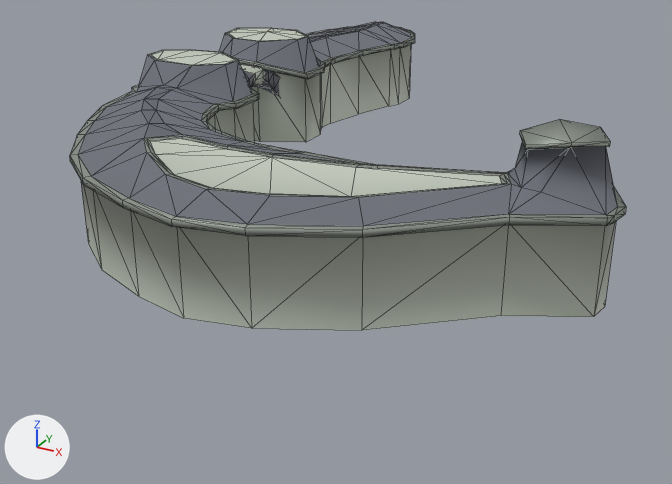
Two versions of the glTF model Assets/Temp Imports/p-bld-4.glb, one commit apart.
The view is the same before and after, from a 50 mm lens placed at (45.3, -60.3, 28.3), pointed at (11.6, 0.8, -2.3). The axes (+X, +Y, +Z) are drawn at lower left. The lights are the same throughout. Mesh edges are drawn as thin lines on the coarser meshes. Vertices at the same position are counted once.

The first picture shows 'Cube-col'.
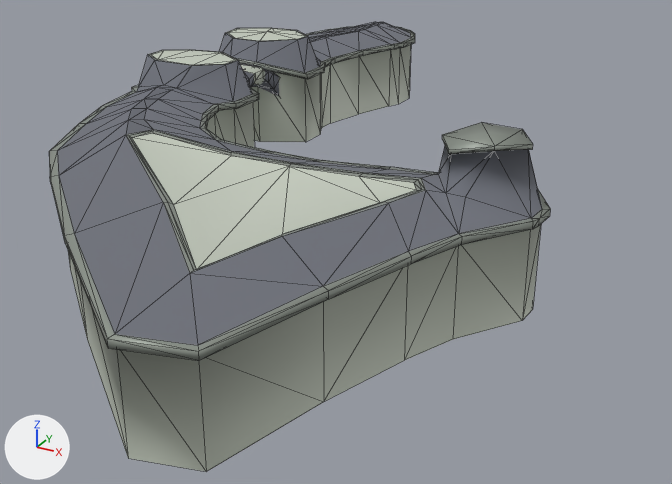
The change, as a list of edits to the scene's bpy script:
```text
Change me_cube:
    used by ob_cube_col; location = (0.0, 0.0, 0.0)
    remove me_cube.from_pydata(...)  # 467 vertices, 856 faces; spans x -11.5..35.0, y -19.5..42.2, z 0.0..11.2
    add me_cube.from_pydata(...)  # 464 vertices, 850 faces; spans x -11.5..31.0, y -32.5..42.2, z 0.0..11.2
    me_cube part 1
    12 vertices are removed from x 8.4..29.1, y -19.0..-6.4, z 7.0..8.0
    48 faces are deleted
    8 vertices in x 8.0..9.0, y -9.0..-4.5, z 0.0..8.0 move by (1.0, -1.0, 0.0)
    7 vertices in x -3.3..3.0, y -4.2..-3.0, z 0.0..8.0 move by (-1.0, 0.0, 0.0)
    7 vertices in x 12.0, y -8.7..-4.5, z 0.0..8.0 move by (2.0, -1.0, 0.0)
    5 vertices in x 31.8..32.7, y -0.4..0.3, z 0.0..7.0 move by (-4.4, -2.9, 0.0)
    5 vertices in x 34.6..35.0, y -4.5..-4.3, z 0.0..7.0 move by (-4.0, -2.6, 0.0)
    5 vertices in x 34.3..34.7, y -6.3..-6.1, z 0.0..7.0 move by (-3.8, -2.6, 0.0)
    112 vertices move from x -7.5..34.5, y -19.5..0.5, z 0.0..11.2 to x -7.5..30.7, y -32.5..-2.5, z 0.0..11.2
    9 vertices are added at x 14.0..27.5, y -31.0..-10.0, z 7.0..8.0
    8 new faces join them, mat_roof (grey #70737c)
    6 new faces join them, mat_wall (light grey #c8cfc1)
    28 new faces join them, mat_rail (grey #8e958c)
    me_cube part 2: 2 faces spanning x 18.4..24.0, y -26.7..-13.2, z 7.0..8.0 switch from mat_rail (grey #8e958c) to mat_roof (grey #70737c)
```

Where the change shows, as pixel boxes (x1, y1, x2, y2) in the pictures (672 x 484 px; the box of a moved part takes in the faces that stretch with it):
'Cube-col', reshaped (10% narrower, 46% taller)
    before: (70, 22, 626, 330)
    after: (49, 22, 550, 472)
part 1 of me_cube, moved or reshaped
    before: (70, 99, 626, 330)
    after: (49, 99, 550, 472)
part 2 of me_cube, recoloured
    before: (168, 175, 267, 194)
    after: (191, 203, 388, 286)
